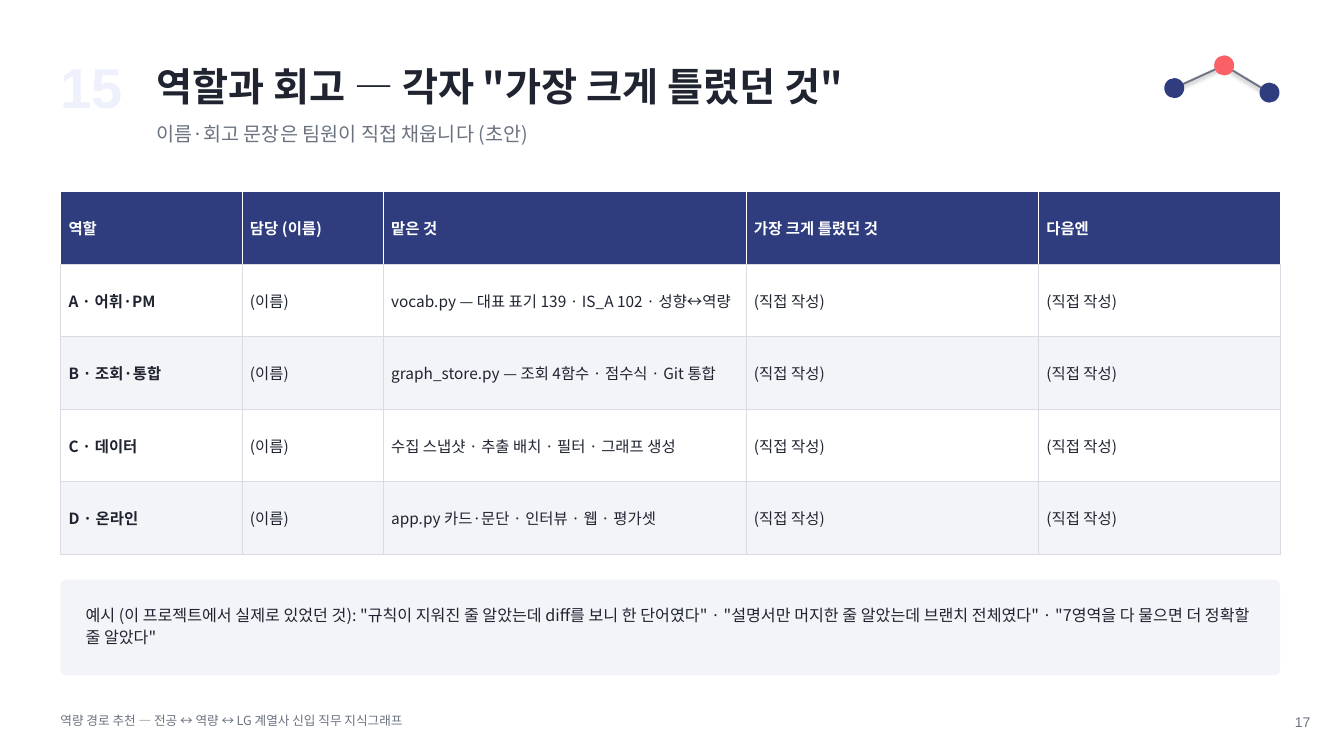
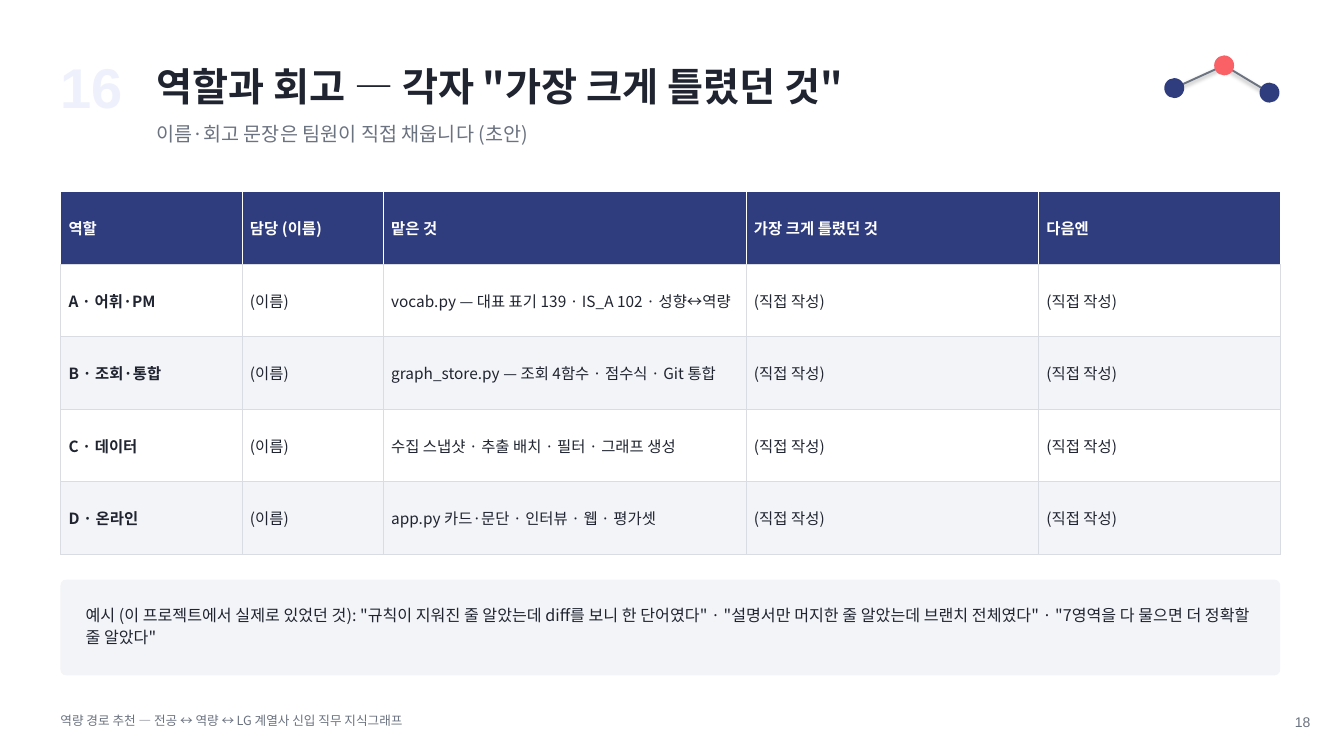
Before and after one commit to KU-CS-HTG/LG-CNS-KG-Project-1, a slide deck: slide 18 of docs/발표/발표_초안_v1_GraphInk.pptx (slide 17 before the commit). Drawn at 1344x756 pixels with LibreOffice and Linux fonts; fonts in the diff are those of the drawing. Boxes give left, top, right and bottom in pixels: in the first picture for what was removed or moved away, otherwise in the second. Text is boxed around its words. In the diff, an @@ line names an element or a change of style, - is before the commit and + after.

```diff
--- a/docs/발표/발표_초안_v1_GraphInk.pptx
+++ b/docs/발표/발표_초안_v1_GraphInk.pptx
@@ text at <box>1295,717,1311,727</box>: text changed @@
-17
+18
```
Also in this commit, not shown: 12 other slides changed, 1 slide added, 3 other files.
